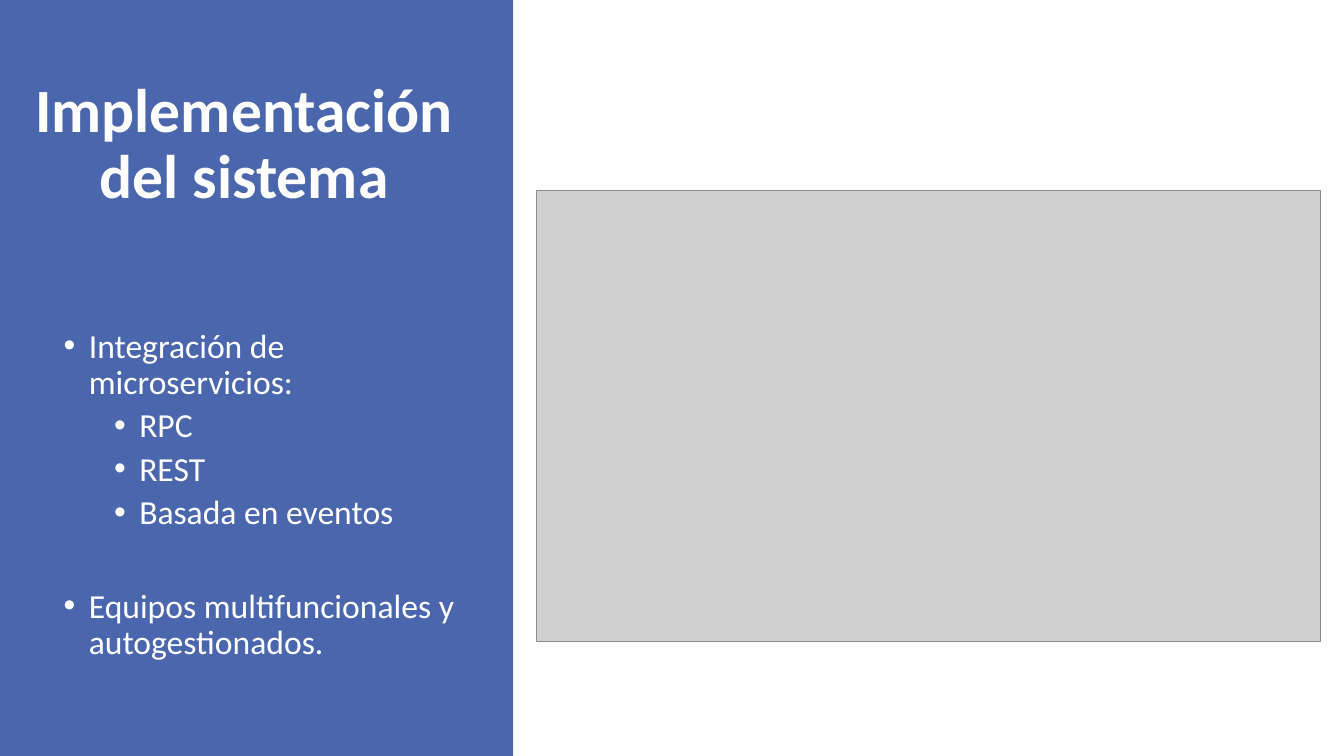
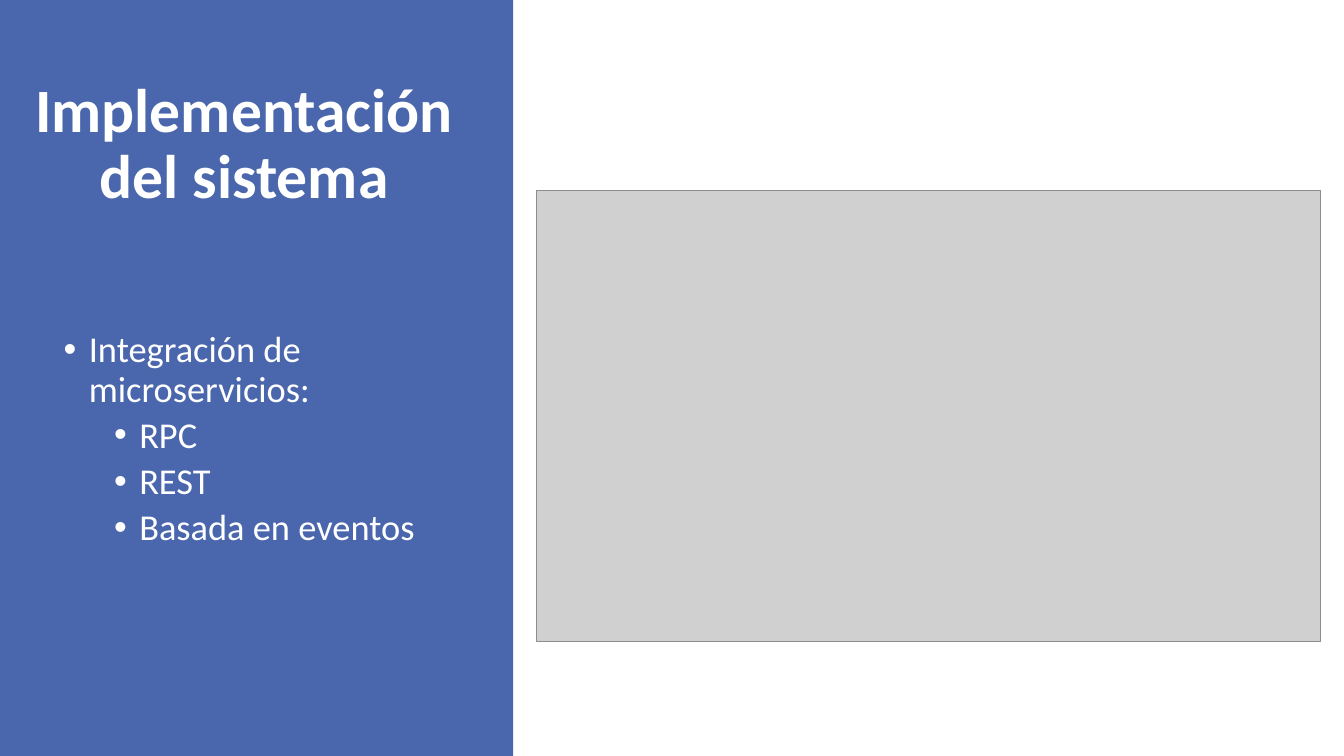
Before and after one commit to VictorIranzo/TFG_Microservices, a slide deck: slide 10 of Trabajo/Presentación/Desarrollo de software basado en microservicios.pptx. Drawn at 1344x756 pixels with LibreOffice and Linux fonts; fonts in the diff are those of the drawing; grey boxes stand for pictures. Boxes give left, top, right and bottom in pixels: in the first picture for what was removed or moved away, otherwise in the second. Text is boxed around its words. In the diff, an @@ line names an element or a change of style, - is before the commit and + after.

```diff
--- a/Trabajo/Presentación/Desarrollo de software basado en microservicios.pptx
+++ b/Trabajo/Presentación/Desarrollo de software basado en microservicios.pptx
@@ text "Integración de microservicios:" at bbox=[89, 336, 414, 541]: size 24.1 to 26 pt @@
@@ text at bbox=[89, 594, 454, 660]: paragraph removed @@
-• Equipos multifuncionales y autogestionados.
```
Also in this commit, not shown: 5 other slides changed, 2 other files.
